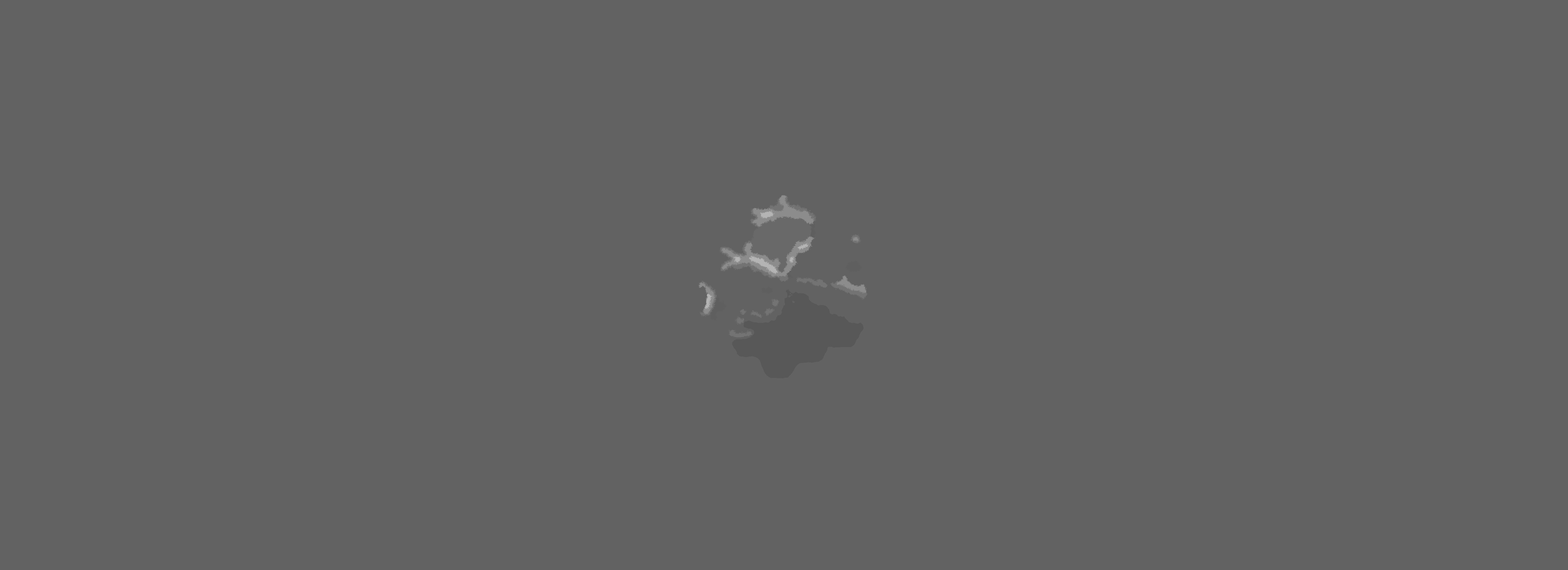
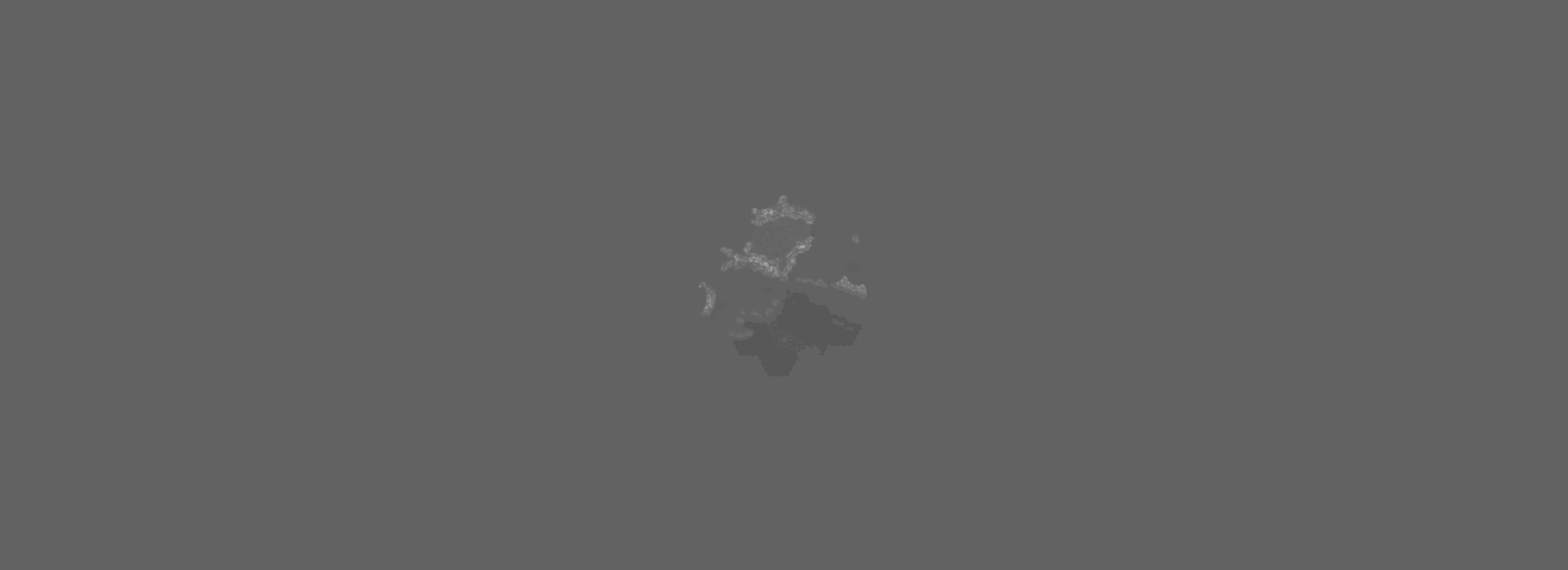
The second w=1568, h=570 image is a revision of the first. Changes to its layers:
removed layer "terrain.bmp" over [698, 194, 869, 379]
added layer "heightmap.bmp" over [698, 194, 869, 379]
